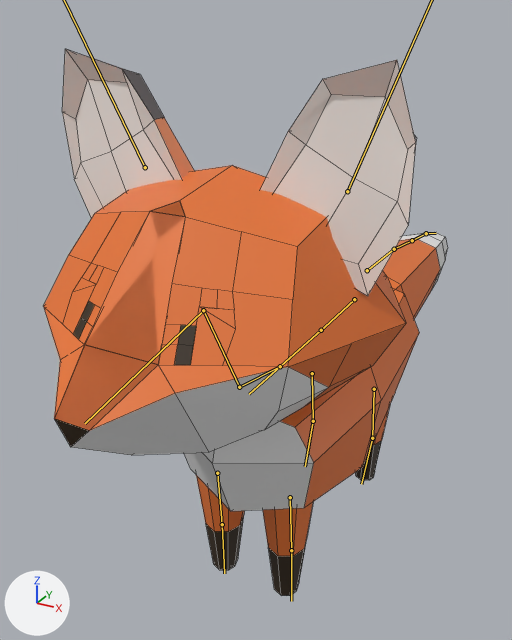
One commit to the FBX model g4c2026/Assets/Art/Models/FoxIdleAnim.fbx: the scene before it, then after it.
One viewpoint serves both versions: a 50 mm camera at (1.55, -4.38, 1.95) aimed at (-0.38, -0.87, 0.19). The axes (+X, +Y, +Z) are drawn at lower left. The lights are the same throughout. The older version comes first. The bones that change, and the others that lie on the model, are drawn over the model as lines. Mesh edges are drawn as thin lines.
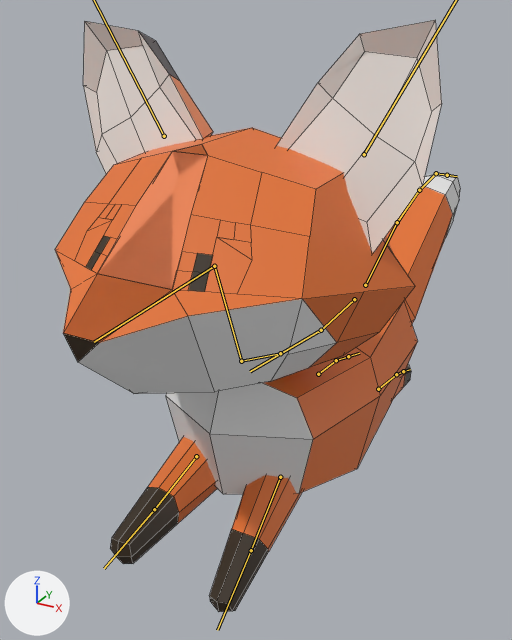
The newer file adds an action. The first version stands in its rest pose; the second is drawn at frame 5 of the action 'Armature|Armature|Running'.

Pixel boxes [x1, y1, x2, y2] of what changed, in the pictures (512 x 640 px):
'Cube.034', posed (8% taller): before [44, 49, 448, 596]; after [55, 20, 460, 612]
bone 'Bone.001', root to tip: before (321, 330) to (249, 394); after (321, 330) to (250, 371)
bone 'Bone.003', root to tip: before (290, 497) to (291, 550); after (280, 477) to (251, 550)
bone 'Bone.010', root to tip: before (217, 473) to (222, 524); after (196, 456) to (154, 509)
bone 'Bone.005', root to tip: before (374, 389) to (372, 438); after (378, 389) to (396, 374)
bone 'Bone.006', root to tip: before (372, 438) to (361, 484); after (396, 374) to (403, 371)
bone 'Bone.012', root to tip: before (312, 373) to (313, 421); after (318, 374) to (336, 360)
bone 'Bone.014', root to tip: before (367, 270) to (394, 249); after (365, 285) to (397, 222)
bone 'Bone.016', root to tip: before (412, 240) to (426, 233); after (419, 190) to (436, 173)
bone 'Bone.018', root to tip: before (426, 233) to (436, 233); after (436, 173) to (447, 175)

The change in detail:
Bone 'Bone.001' (bone_bone_001) turns from (0, 0, 0) to (-8, 0, 0) degrees about its own x, y and z.
Bone 'Bone.008' (bone_bone_008) turns from (0, 0, 0) to (1, -1, 8) degrees about its own x, y and z.
Bone 'Bone.009' (bone_bone_009) turns from (0, 0, 0) to (0, 0, -6) degrees about its own x, y and z.
Bone 'Bone.003' (bone_bone_003) moves from (0.0, 0.0, 0.0) to (0.0, -0.079, -0.051).
Bone 'Bone.003' (bone_bone_003) turns from (0, 0, 0) to (-50, 0, 0) degrees about its own x, y and z.
Bone 'Bone.010' (bone_bone_010) moves from (0.0, 0.0, 0.0) to (0.0, -0.098, -0.133).
Bone 'Bone.010' (bone_bone_010) turns from (0, 0, 0) to (-76, 0, 0) degrees about its own x, y and z.
Bone 'Bone.005' (bone_bone_005) moves from (0.0, 0.0, 0.0) to (0.0, 0.057, 0.088).
Bone 'Bone.005' (bone_bone_005) turns from (0, 0, 0) to (74, -6, -19) degrees about its own x, y and z.
Bone 'Bone.006' (bone_bone_006) turns from (0, 0, 0) to (-3, 3, 4) degrees about its own x, y and z.
Bone 'Bone.012' (bone_bone_012) moves from (0.0, 0.0, 0.0) to (0.0, 0.064, 0.1).
Bone 'Bone.012' (bone_bone_012) turns from (0, 0, 0) to (77, -13, -30) degrees about its own x, y and z.
Bone 'Bone.014' (bone_bone_014) moves from (0.0, 0.0, 0.0) to (-0.006, -0.006, -0.1).
Bone 'Bone.014' (bone_bone_014) turns from (0, 0, 0) to (28, -2, -5) degrees about its own x, y and z.
Bone 'Bone.016' (bone_bone_016) turns from (0, 0, 0) to (-13, -1, 2) degrees about its own x, y and z.
Bone 'Bone.018' (bone_bone_018) turns from (0, 0, 0) to (-14, -1, 4) degrees about its own x, y and z.
